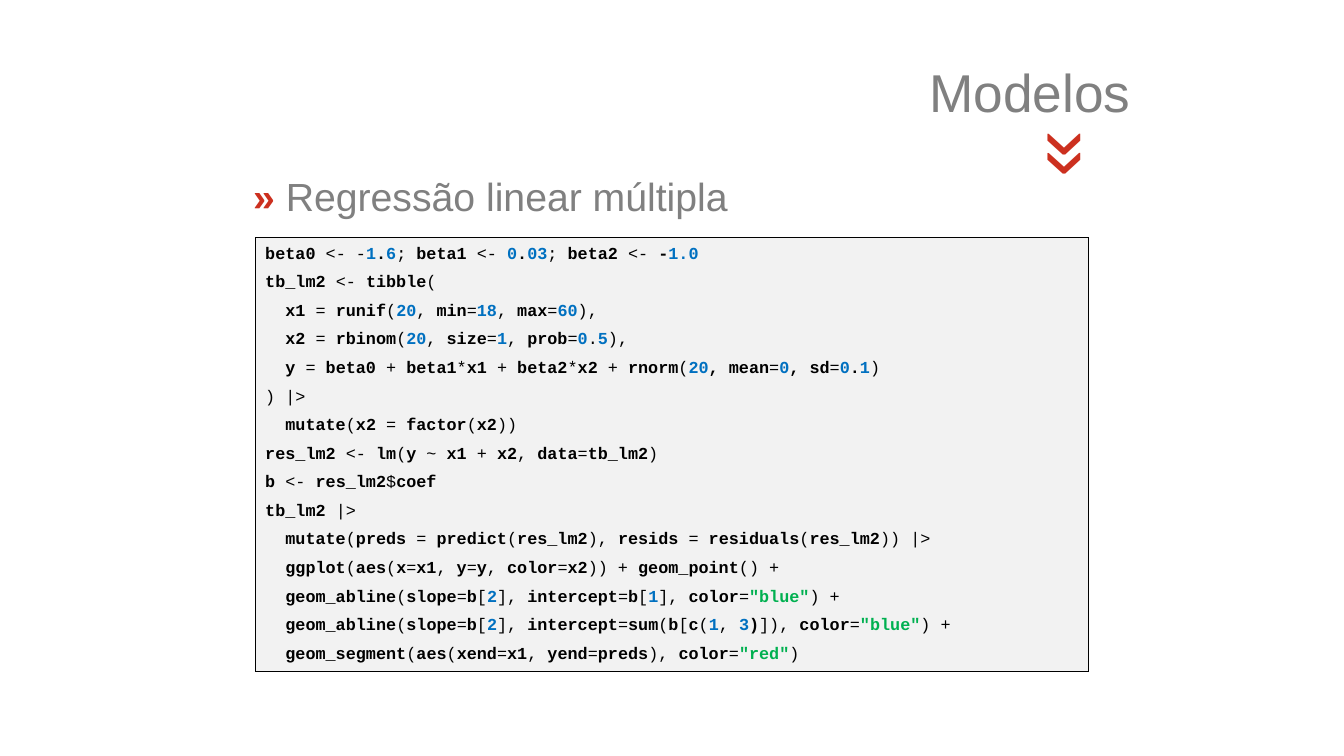
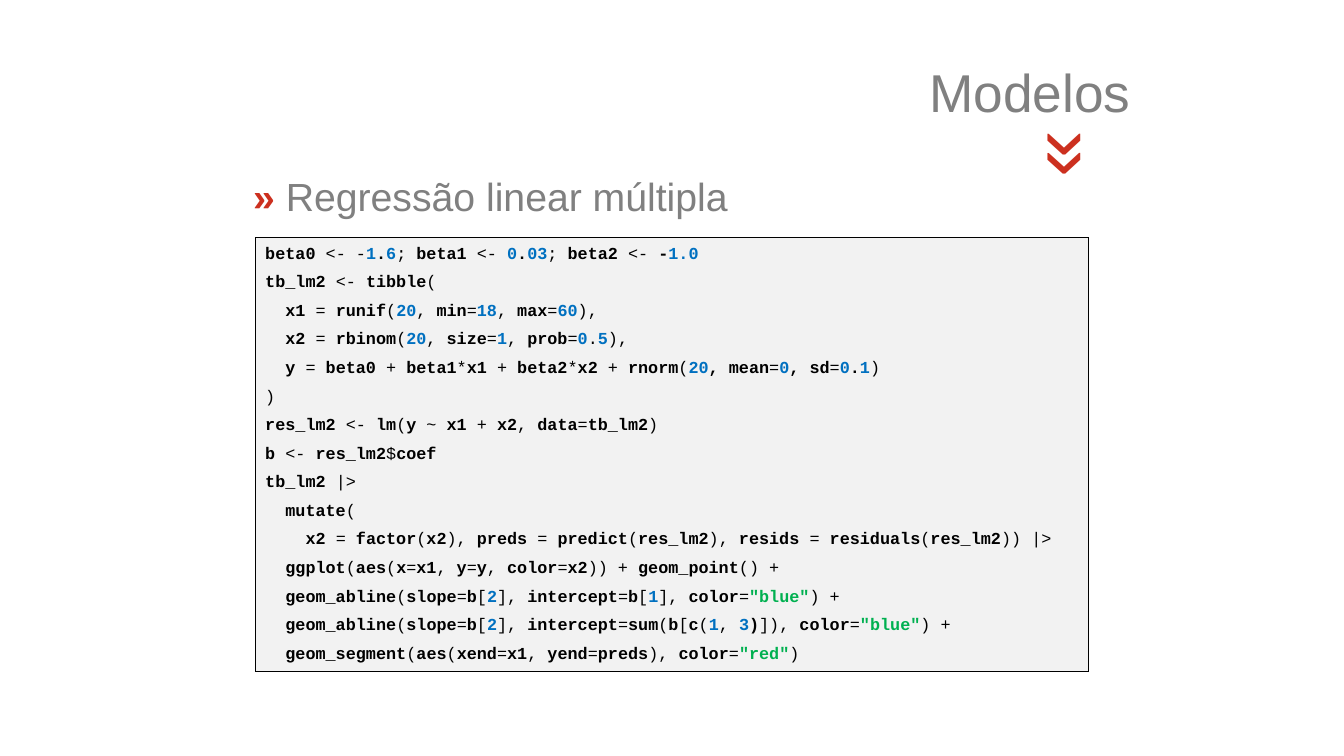
Before and after one commit to jsollari/DSR-II2026, a slide deck: slide 21 of docs/DSR-II2026_JL_slides.pptx. Drawn at 1344x756 pixels with LibreOffice and Linux fonts; fonts in the diff are those of the drawing; background and template pictures are left out. Boxes give left, top, right and bottom in pixels: in the first picture for what was removed or moved away, otherwise in the second. Text is boxed around its words. In the diff, an @@ line names an element or a change of style, - is before the commit and + after.

```diff
--- a/docs/DSR-II2026_JL_slides.pptx
+++ b/docs/DSR-II2026_JL_slides.pptx
@@ text in rectangle at box(285, 418, 517, 434): text changed; bold off @@
-) |>
-mutate(x2 = factor(x2))
+)
@@ text in rectangle at box(285, 504, 1022, 548): text changed @@
-mutate(preds = predict(res_lm2), resids = residuals(res_lm2)) |>
+mutate(
+x2 = factor(x2), preds = predict(res_lm2), resids = residuals(res_lm2)) |>
```
Also in this commit, not shown: 1 other slide changed, 3 other files.
